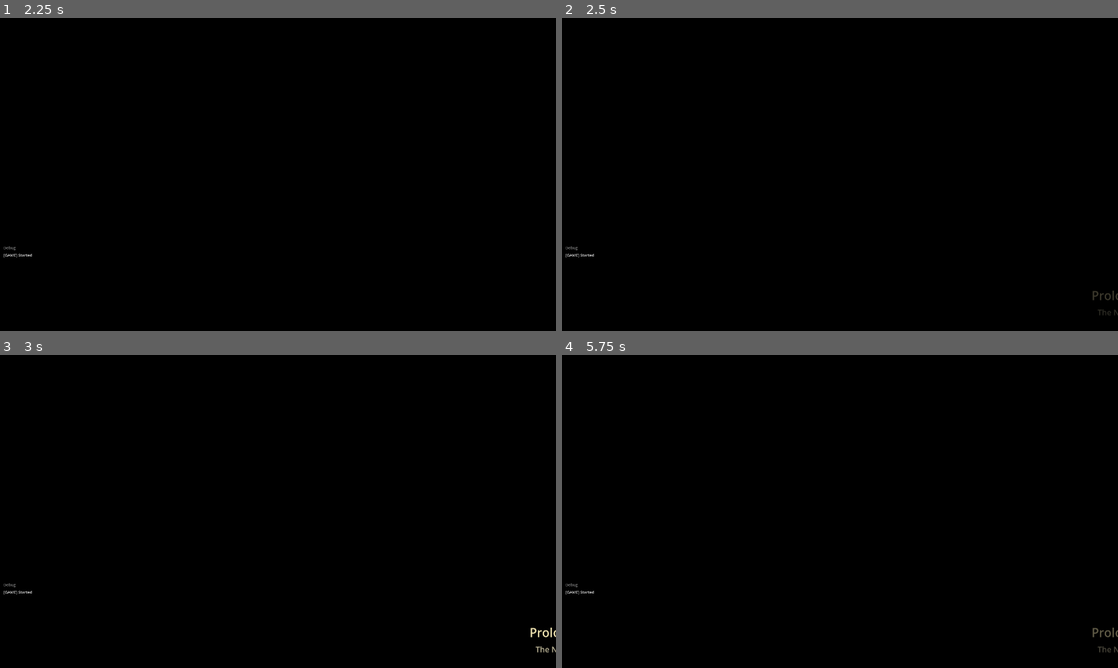
Above: before the commit, frames 1-4 (two rows, left to right).
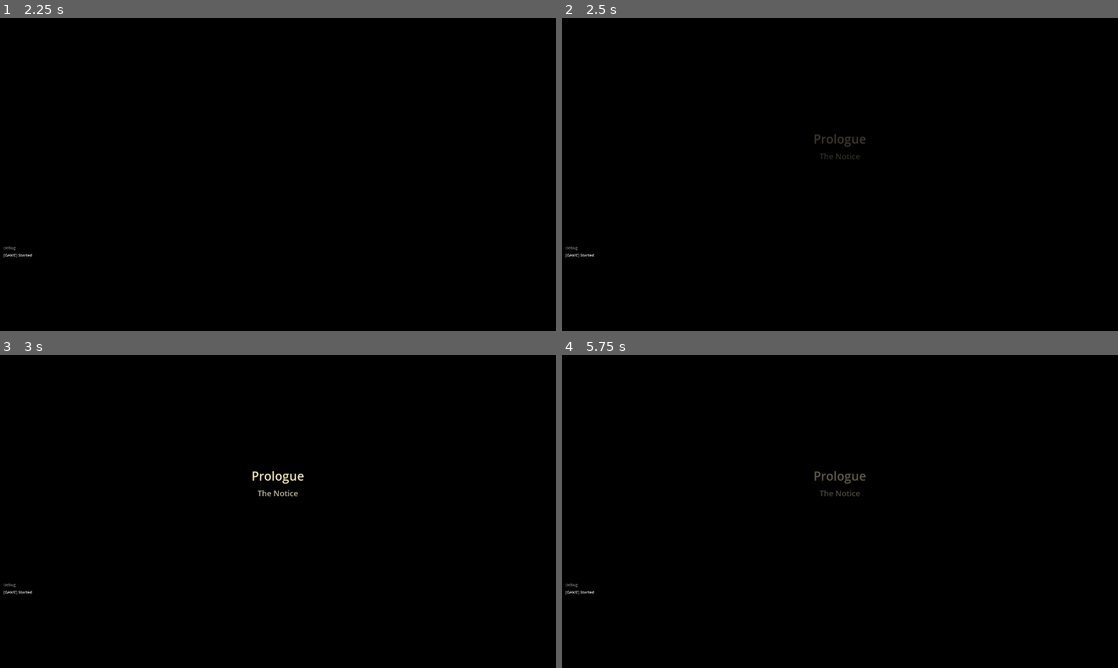
Above: after the commit, the same moments.

Repository: struktured-labs/cowardly-irregular
Game: Godot game, scene res://src/GameLoop.tscn
The game is run twice, just before and just after one commit, with the same random seed, the same clock (stepped at 60 frames per second) and the same inputs.
Inputs (mouse positions are in pixels of both pictures, inside the frame that each line leads up to):
- Up to frame 1 (2.25 s): tap Enter at 0.5 s; move the mouse to (400, 158) at 0.52 s; hold Right (ui_right) 0.53-1.25 s; hold R (battle_advance) 0.53-1.25 s; click (400, 158) at 0.67 s; tap Z (ui_accept) at 0.77, 1.07, 1.25, 2 s; drag from (166, 190) to (250, 237) at 1.27 s; move the mouse to (333, 105) at 2.02 s; hold Right (ui_right) from 2.03 s (still down); hold Tab (battle_toggle_auto) from 2.03 s (still down)
- Up to frame 2 (2.5 s): keep holding Right (ui_right); keep holding Tab (battle_toggle_auto)
- Up to frame 3 (3 s): release Right (ui_right) at 2.75 s; release Tab (battle_toggle_auto) at 2.75 s; drag from (250, 574) to (111, 464) at 2.77 s
- Up to frame 4 (5.75 s): tap Z (ui_accept) at 3.5, 3.77, 4.07, 4.25, 5 s; move the mouse to (1006, 558) at 3.52 s; hold Left (ui_left) 3.53-4.25 s; tap E (camera_rotate_right) at 3.6 s; drag from (673, 464) to (756, 433) at 4.27 s; move the mouse to (867, 511) at 5.02 s; hold Down (ui_down) from 5.03 s (still down); tap Alt at 5.1 s; click (867, 511) at 5.17 s

Frame 1 is identical in both runs. In frame 2, 0.2% of the frame differs, in the area x 45-100%, y 37-95%; in frame 3, 0.3%, in the area x 45-100%, y 37-96%; in frame 4, 0.3%.

Commit message:
fix: cutscene text truncation — fix label sizing across dialogue system
CutsceneDialogue:
- Speaker label now has explicit width + OVERRUN_NO_TRIMMING
- Prevents speaker names from clipping at dialogue box edge

CutsceneDirector:
- Chapter title and boss intro labels: removed PRESET_FULL_RECT anchors
  that conflicted with explicit position/size (caused text clipping)
- Added clip_text=false + OVERRUN_NO_TRIMMING to all title/subtitle labels
- Fixes truncation on long chapter titles and boss names

Co-Authored-By: Claude Opus 4.6 (1M context) <noreply@anthropic.com>

Diff:
--- a/src/cutscene/CutsceneDialogue.gd
+++ b/src/cutscene/CutsceneDialogue.gd
@@ -253,6 +253,9 @@
 	# Speaker name
 	_speaker_label = Label.new()
 	_speaker_label.position = Vector2(text_x, TILE_SIZE * 2)
+	_speaker_label.size = Vector2(text_width, 20)
+	_speaker_label.clip_text = false
+	_speaker_label.text_overrun_behavior = TextServer.OVERRUN_NO_TRIMMING
 	_speaker_label.add_theme_font_size_override("font_size", 14)
 	_speaker_label.add_theme_color_override("font_color", theme["name"])
 	_dialogue_box.add_child(_speaker_label)
--- a/src/cutscene/CutsceneDirector.gd
+++ b/src/cutscene/CutsceneDirector.gd
@@ -496,9 +496,10 @@
 	title_label.text = title_text
 	title_label.horizontal_alignment = HORIZONTAL_ALIGNMENT_CENTER
 	title_label.vertical_alignment = VERTICAL_ALIGNMENT_CENTER
-	title_label.set_anchors_preset(Control.PRESET_FULL_RECT)
-	title_label.position.y = screen_size.y * 0.36
+	title_label.position = Vector2(0, screen_size.y * 0.36)
 	title_label.size = Vector2(screen_size.x, 40)
+	title_label.clip_text = false
+	title_label.text_overrun_behavior = TextServer.OVERRUN_NO_TRIMMING
 	title_label.add_theme_font_size_override("font_size", 28)
 	title_label.add_theme_color_override("font_color", Color(0.95, 0.90, 0.70))
 	title_label.mouse_filter = Control.MOUSE_FILTER_IGNORE
@@ -510,9 +511,10 @@
 		sub_label.text = subtitle_text
 		sub_label.horizontal_alignment = HORIZONTAL_ALIGNMENT_CENTER
 		sub_label.vertical_alignment = VERTICAL_ALIGNMENT_CENTER
-		sub_label.set_anchors_preset(Control.PRESET_FULL_RECT)
-		sub_label.position.y = screen_size.y * 0.36 + 44
+		sub_label.position = Vector2(0, screen_size.y * 0.36 + 44)
 		sub_label.size = Vector2(screen_size.x, 30)
+		sub_label.clip_text = false
+		sub_label.text_overrun_behavior = TextServer.OVERRUN_NO_TRIMMING
 		sub_label.add_theme_font_size_override("font_size", 18)
 		sub_label.add_theme_color_override("font_color", Color(0.75, 0.72, 0.60))
 		sub_label.mouse_filter = Control.MOUSE_FILTER_IGNORE
@@ -562,9 +564,10 @@
 	var name_label = Label.new()
 	name_label.text = boss_name
 	name_label.horizontal_alignment = HORIZONTAL_ALIGNMENT_CENTER
-	name_label.set_anchors_preset(Control.PRESET_FULL_RECT)
-	name_label.position.y = screen_size.y * 0.4
+	name_label.position = Vector2(0, screen_size.y * 0.4)
 	name_label.size = Vector2(screen_size.x, 50)
+	name_label.clip_text = false
+	name_label.text_overrun_behavior = TextServer.OVERRUN_NO_TRIMMING
 	name_label.add_theme_font_size_override("font_size", 36)
 	name_label.add_theme_color_override("font_color", Color(0.95, 0.3, 0.2))
 	name_label.mouse_filter = Control.MOUSE_FILTER_IGNORE
@@ -577,9 +580,10 @@
 		title_label = Label.new()
 		title_label.text = boss_title
 		title_label.horizontal_alignment = HORIZONTAL_ALIGNMENT_CENTER
-		title_label.set_anchors_preset(Control.PRESET_FULL_RECT)
-		title_label.position.y = screen_size.y * 0.4 + 48
+		title_label.position = Vector2(0, screen_size.y * 0.4 + 48)
 		title_label.size = Vector2(screen_size.x, 30)
+		title_label.clip_text = false
+		title_label.text_overrun_behavior = TextServer.OVERRUN_NO_TRIMMING
 		title_label.add_theme_font_size_override("font_size", 16)
 		title_label.add_theme_color_override("font_color", Color(0.7, 0.6, 0.5))
 		title_label.mouse_filter = Control.MOUSE_FILTER_IGNORE
